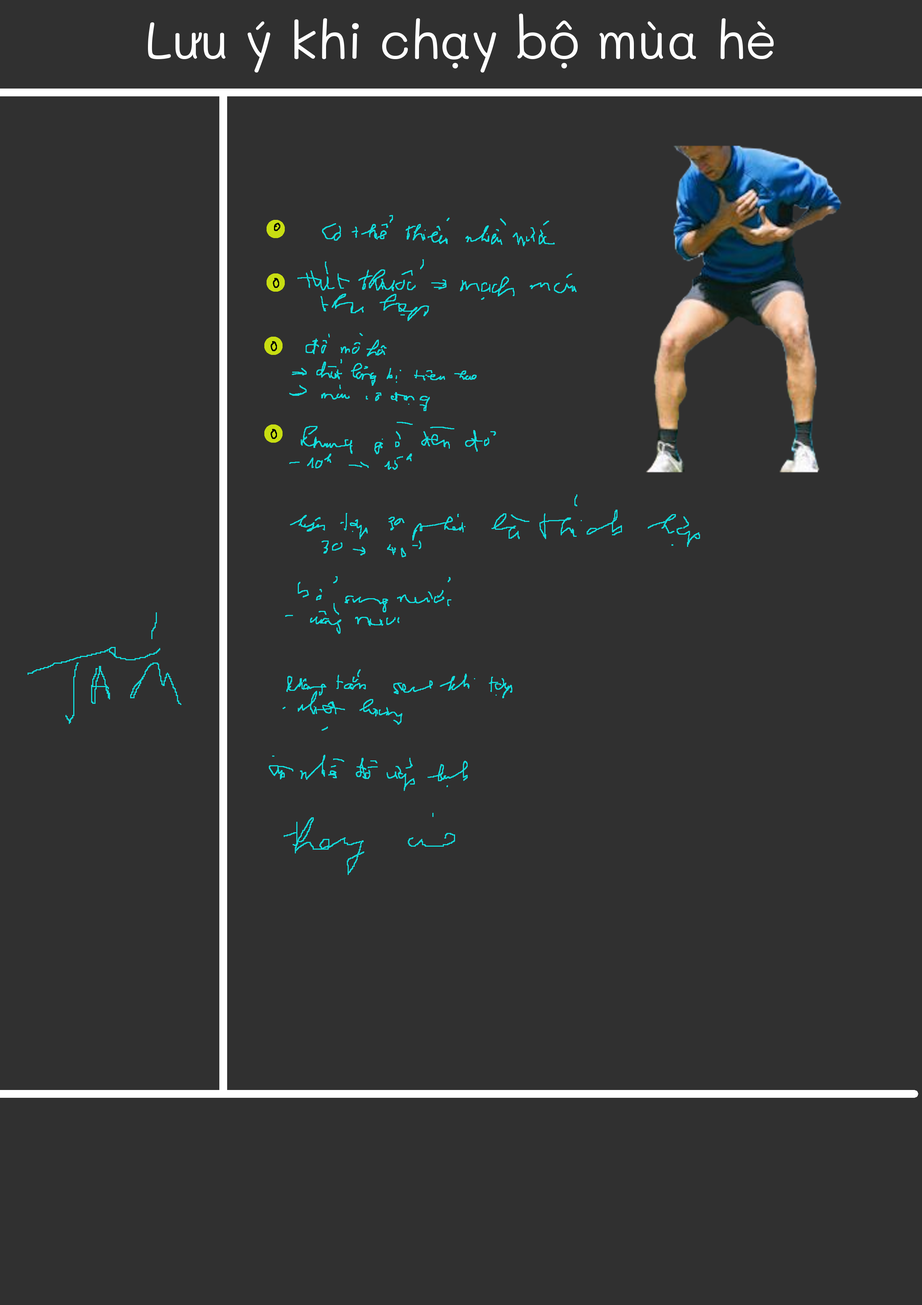
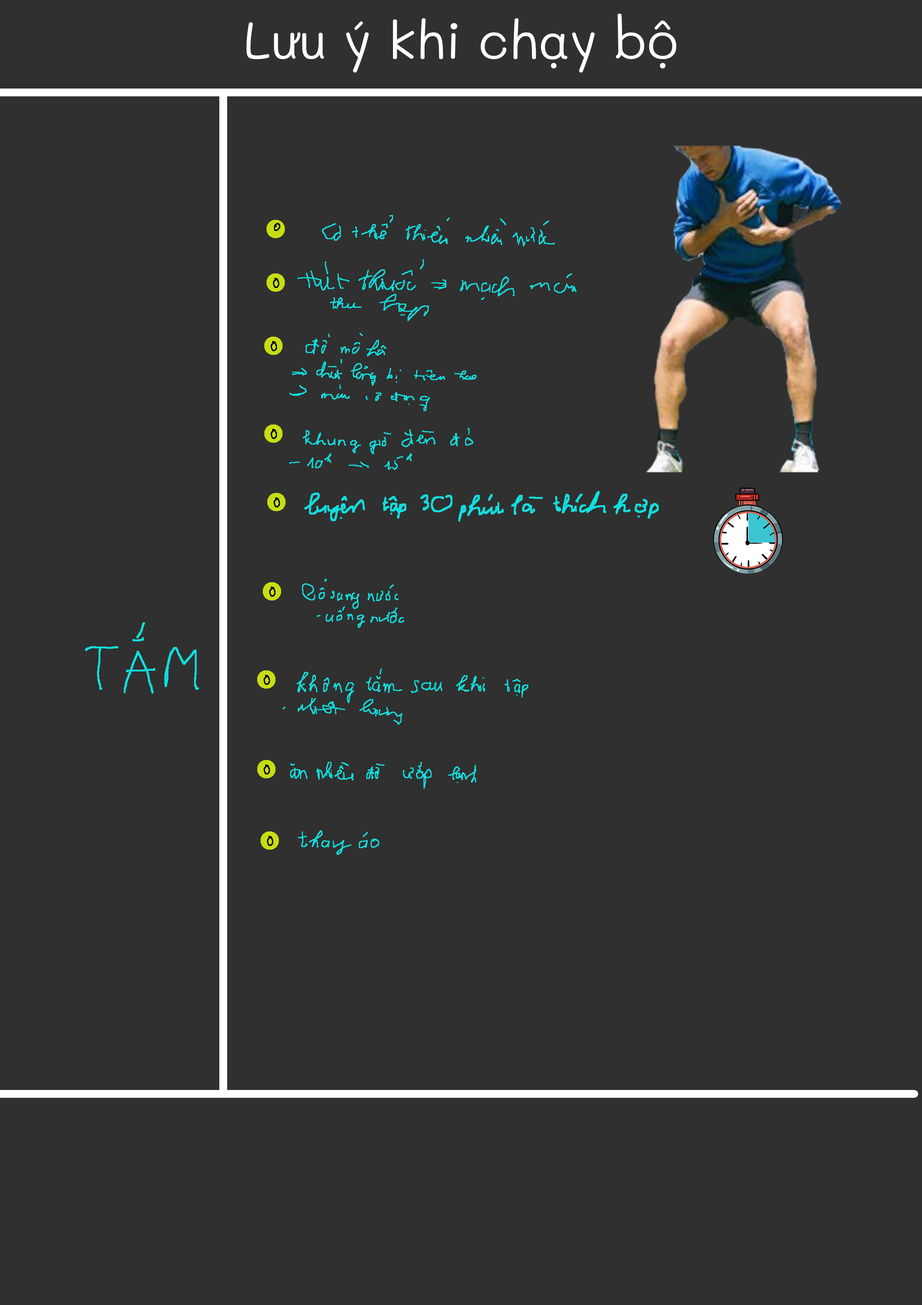
Revision of a layered 922x1305 image; what changed, layer by layer:
painted on "Content" over [left=27, top=293, right=784, bottom=875]
painted on "Title" over [left=148, top=13, right=774, bottom=73]
